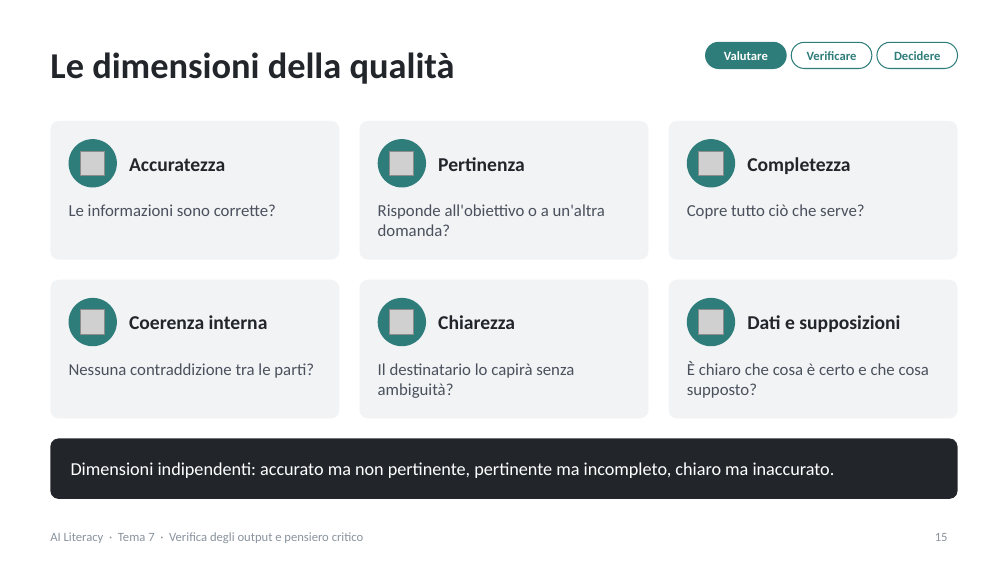
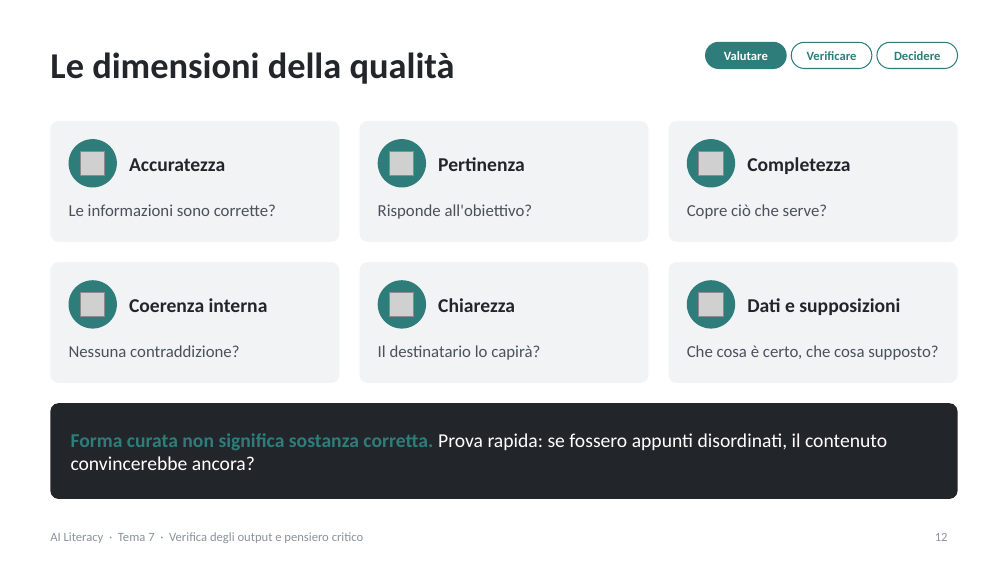
Before and after one commit to NetAi-IT/Formazione-AI-Literacy-Official, a slide deck: slide 12 of Base/Tema7_Verifica_output_pensiero_critico.pptx (slide 15 before the commit). Drawn at 1008x567 pixels with LibreOffice and Linux fonts; fonts in the diff are those of the drawing; grey boxes stand for pictures. Boxes give left, top, right and bottom in pixels: in the first picture for what was removed or moved away, otherwise in the second. Text is boxed around its words. In the diff, an @@ line names an element or a change of style, - is before the commit and + after.

```diff
--- a/Base/Tema7_Verifica_output_pensiero_critico.pptx
+++ b/Base/Tema7_Verifica_output_pensiero_critico.pptx
@@ rounded rectangle: place and size @@
-rounded rectangle at [360, 121, 649, 260]
+rounded rectangle at [360, 121, 649, 242]
@@ rounded rectangle: place and size @@
-rounded rectangle at [668, 121, 958, 260]
+rounded rectangle at [668, 121, 958, 242]
@@ text at [378, 204, 533, 219]: text changed @@
-Risponde all'obiettivo o a un'altra domanda?
+Risponde all'obiettivo?
@@ text at [687, 204, 827, 219]: text changed @@
-Copre tutto ciò che serve?
+Copre ciò che serve?
@@ rounded rectangle: place and size @@
-rounded rectangle at [50, 279, 340, 418]
+rounded rectangle at [50, 262, 340, 383]
@@ rounded rectangle: place and size @@
-rounded rectangle at [360, 279, 649, 418]
+rounded rectangle at [360, 262, 649, 383]
@@ proportions changed in 6 elements at [360, 121, 649, 242], [668, 121, 958, 242], [50, 403, 958, 499], [50, 262, 340, 383], [360, 262, 649, 383], [668, 262, 958, 383] @@
@@ rounded rectangle: place and size @@
-rounded rectangle at [668, 279, 958, 418]
+rounded rectangle at [668, 262, 958, 383]
@@ 3 pictures, 3 texts, 3 ellipses: place and size @@
-3 pictures, 3 texts, 3 ellipses at [69, 298, 900, 347]
+3 pictures, 3 texts, 3 ellipses at [69, 280, 900, 329]
@@ text at [69, 345, 239, 357]: text changed @@
-Nessuna contraddizione tra le parti?
+Nessuna contraddizione?
@@ text at [378, 345, 540, 360]: text changed @@
-Il destinatario lo capirà senza ambiguità?
+Il destinatario lo capirà?
@@ text at [687, 345, 938, 360]: text changed @@
-È chiaro che cosa è certo e che cosa supposto?
+Che cosa è certo, che cosa supposto?
@@ rounded rectangle: place and size @@
-rounded rectangle at [50, 438, 958, 499]
+rounded rectangle at [50, 403, 958, 499]
@@ text at [71, 433, 887, 470]: text changed; size 13 to 14 pt @@
-Dimensioni indipendenti: accurato ma non pertinente, pertinente ma incompleto, chiaro ma inaccurato.
+Forma curata non significa sostanza corretta. Prova rapida: se fossero appunti disordinati, il contenuto convincerebbe ancora?
```
Also in this commit, not shown: 37 other slides changed, 10 slides added, 26 slides removed, 7 other files.
